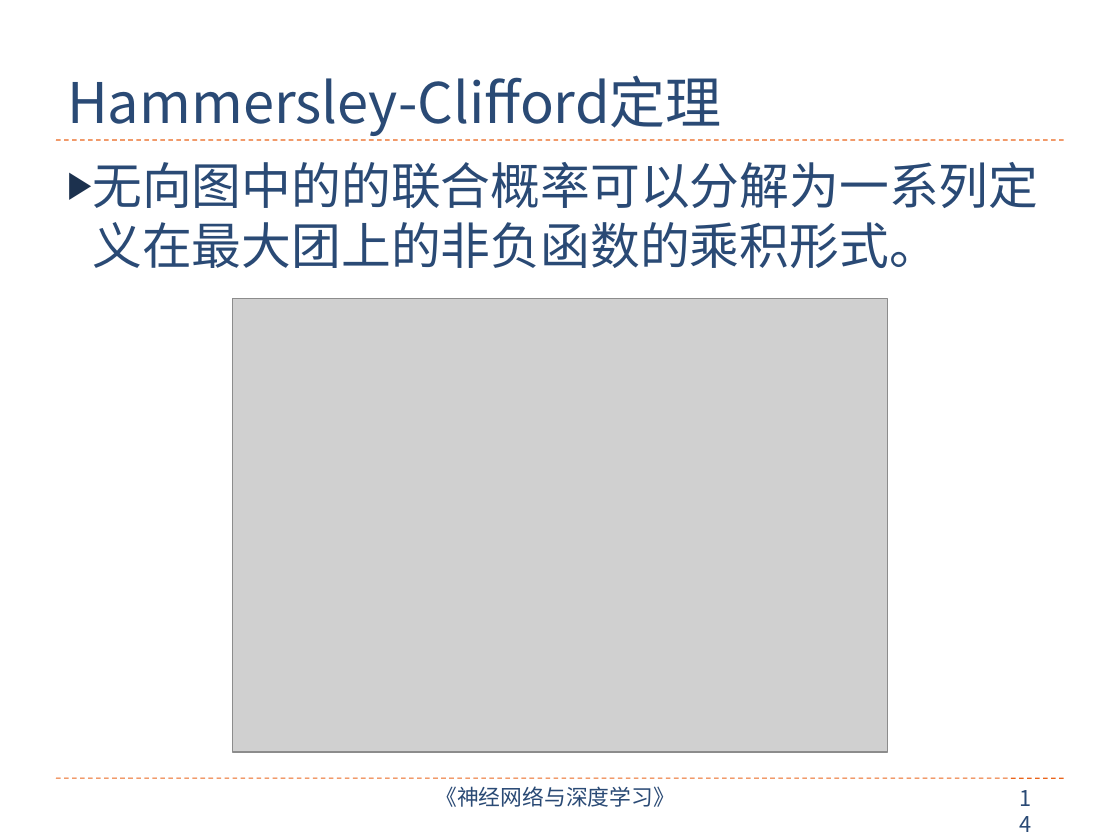
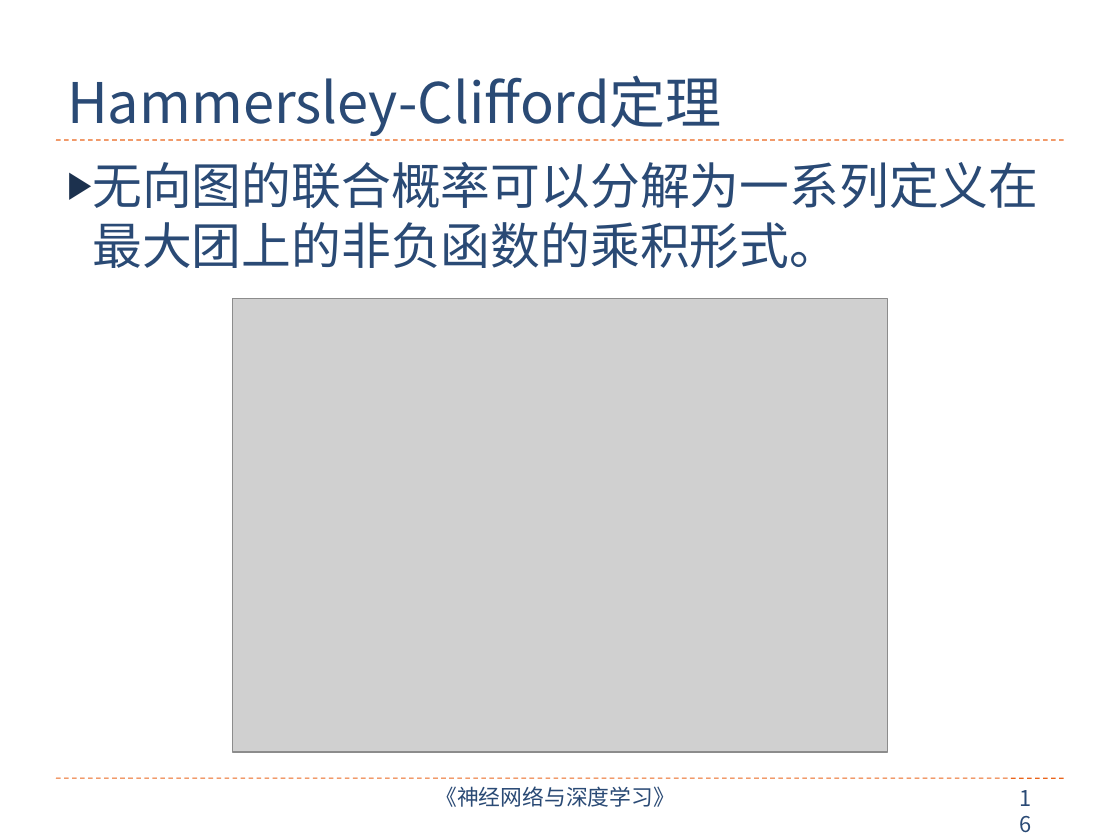
Before and after one commit to nndl/nndl.github.io, a slide deck: slide 16 of ppt/chap-概率图模型.pptx (slide 14 before the commit). Drawn at 1120x840 pixels with LibreOffice and Linux fonts; fonts in the diff are those of the drawing; grey boxes stand for pictures. Boxes give left, top, right and bottom in pixels: in the first picture for what was removed or moved away, otherwise in the second. Text is boxed around its words. In the diff, an @@ line names an element or a change of style, - is before the commit and + after.

```diff
--- a/ppt/chap-概率图模型.pptx
+++ b/ppt/chap-概率图模型.pptx
@@ text at [92,162,1038,268]: text changed @@
-▶ 无向图中的的联合概率可以分解为一系列定义在最大团上的非负函数的乘积形式。
+▶ 无向图的联合概率可以分解为一系列定义在最大团上的非负函数的乘积形式。
@@ page number at [1008,780,1054,818]: text changed @@
-14
+16
```
Also in this commit, not shown: 5 other slides changed, 2 slides added, 1 slide removed.
